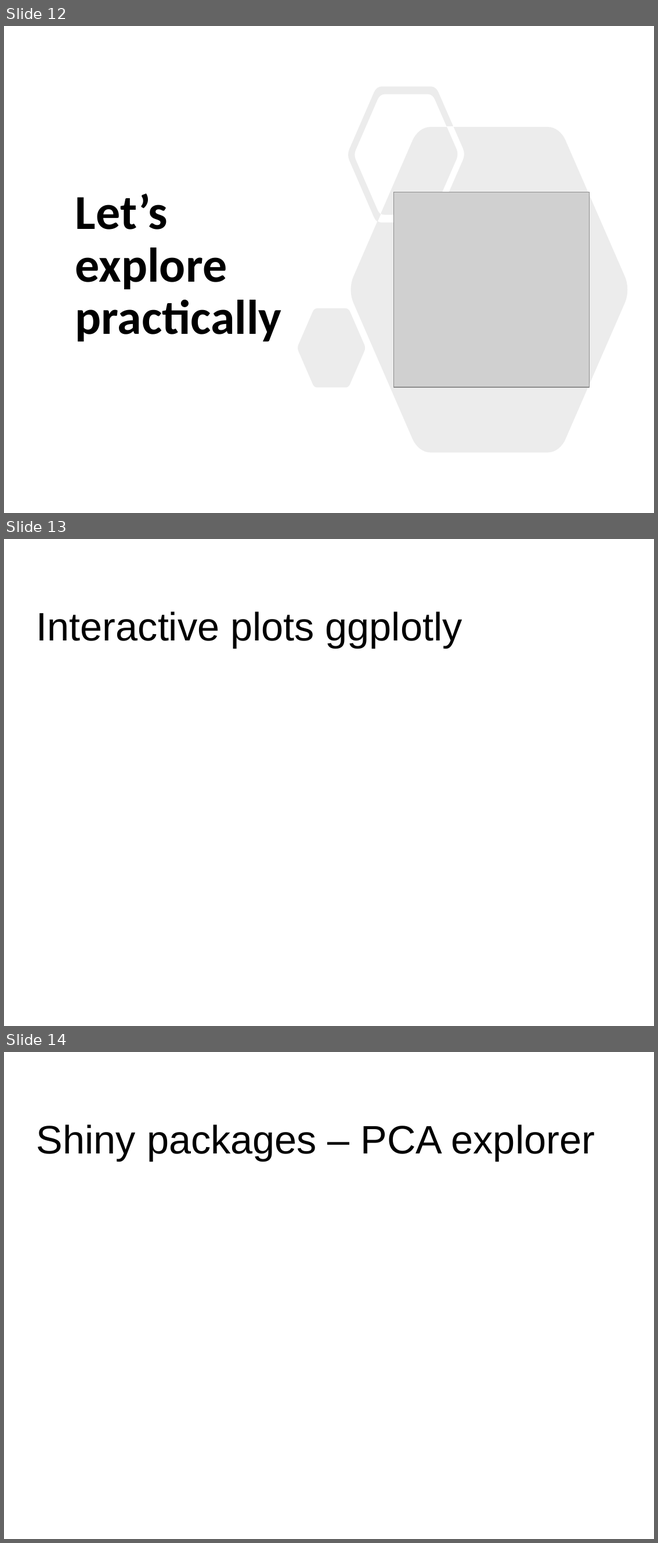
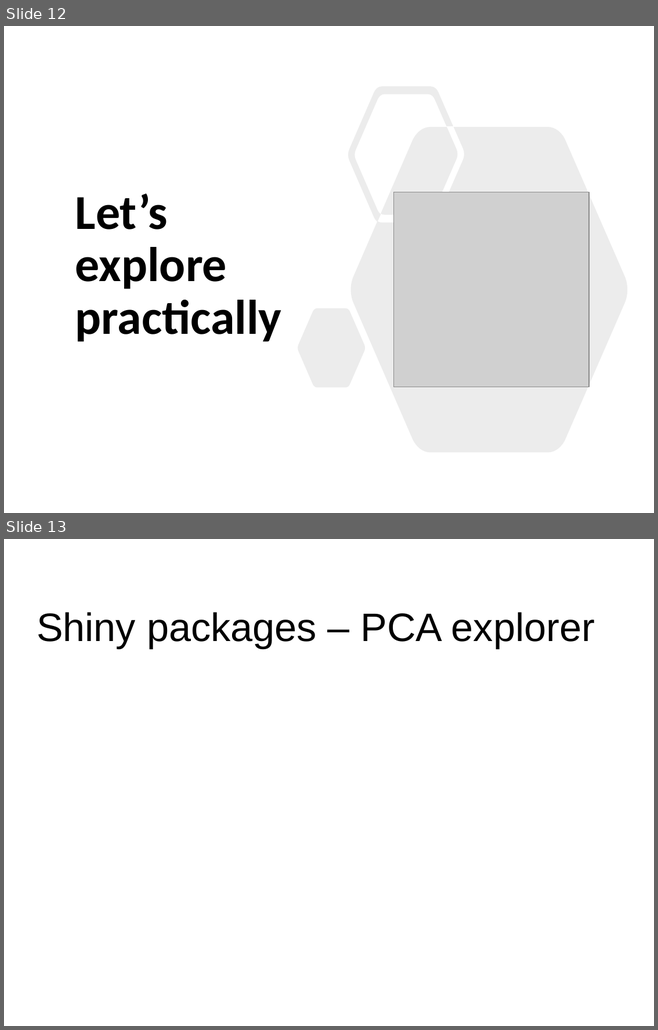
Before and after one commit to sraorao/data_analysis_visualisation_R_HT2022, a slide deck: powerpoint files/Session3.pptx. Shown one above the other, each under a label of ours: slides 12, 13 and 14 before the commit, slides 12 and 13 after it. The pictures are 658x1543 and 658x1030 pixels, drawn with LibreOffice and Linux fonts; fonts in the diff are those of the drawing; grey boxes stand for pictures. Boxes give left, top, right and bottom in pixels: in the first picture for what was removed or moved away, otherwise in the second. Text is boxed around its words. In the diff, an @@ line names an element or a change of style, - is before the commit and + after.

```diff
--- a/powerpoint files/Session3.pptx
+++ b/powerpoint files/Session3.pptx
@@ slide 13 removed at [4, 539, 654, 1026], background #FFFFFF @@
@@ text removed at [36, 611, 462, 648] @@
-Interactive plots ggplotly
@@ what was slide 14 is now slide 13 @@
```
Also in this commit, not shown: 3 slides changed, 1 slide added, 1 other slide removed, 2 other files.
